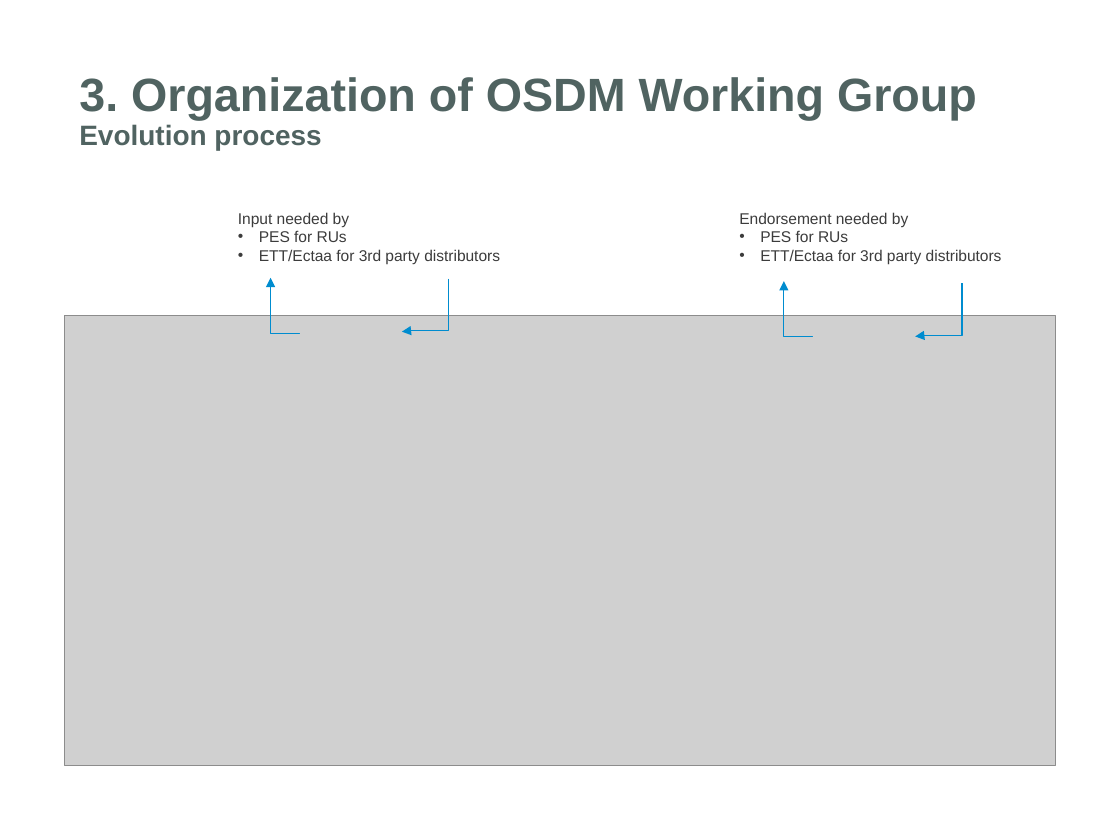
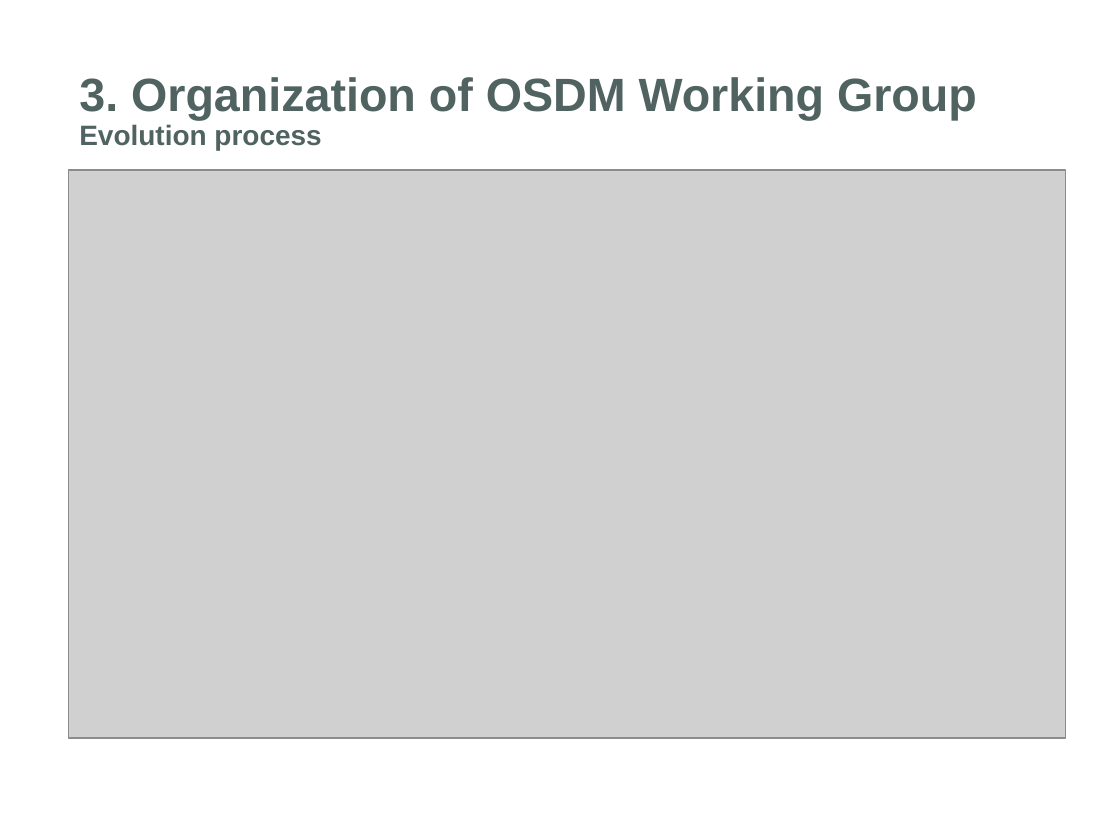
Before and after one commit to UnionInternationalCheminsdeFer/OSDM, a slide deck: slide 13 of specification/v1.2.0-rc/OSDM-an-introduction-v1.2.0.pptx. Drawn at 1120x840 pixels with LibreOffice and Linux fonts; fonts in the diff are those of the drawing; grey boxes stand for pictures; background and template pictures are left out. Boxes give left, top, right and bottom in pixels: in the first picture for what was removed or moved away, otherwise in the second. Text is boxed around its words. In the diff, an @@ line names an element or a change of style, - is before the commit and + after.

```diff
--- a/specification/v1.2.0-rc/OSDM-an-introduction-v1.2.0.pptx
+++ b/specification/v1.2.0-rc/OSDM-an-introduction-v1.2.0.pptx
@@ picture: place and size @@
-picture at <box>65,315,1055,765</box>
+picture at <box>68,170,1066,738</box>
@@ text removed at <box>238,212,500,264</box> @@
-Input needed by
-• PES for RUs
-• ETT/Ectaa for 3rd party distributors
@@ text removed at <box>739,212,1002,264</box> @@
-Endorsement needed by
-• PES for RUs
-• ETT/Ectaa for 3rd party distributors
@@ elbow arrow removed from (299, 333) to (271, 278) @@
@@ elbow arrow removed from (449, 279) to (402, 332) @@
@@ elbow arrow removed from (813, 336) to (784, 281) @@
@@ elbow arrow removed from (962, 283) to (915, 336) @@
```
Also in this commit, not shown: 1 other slide changed, 2 other files.
